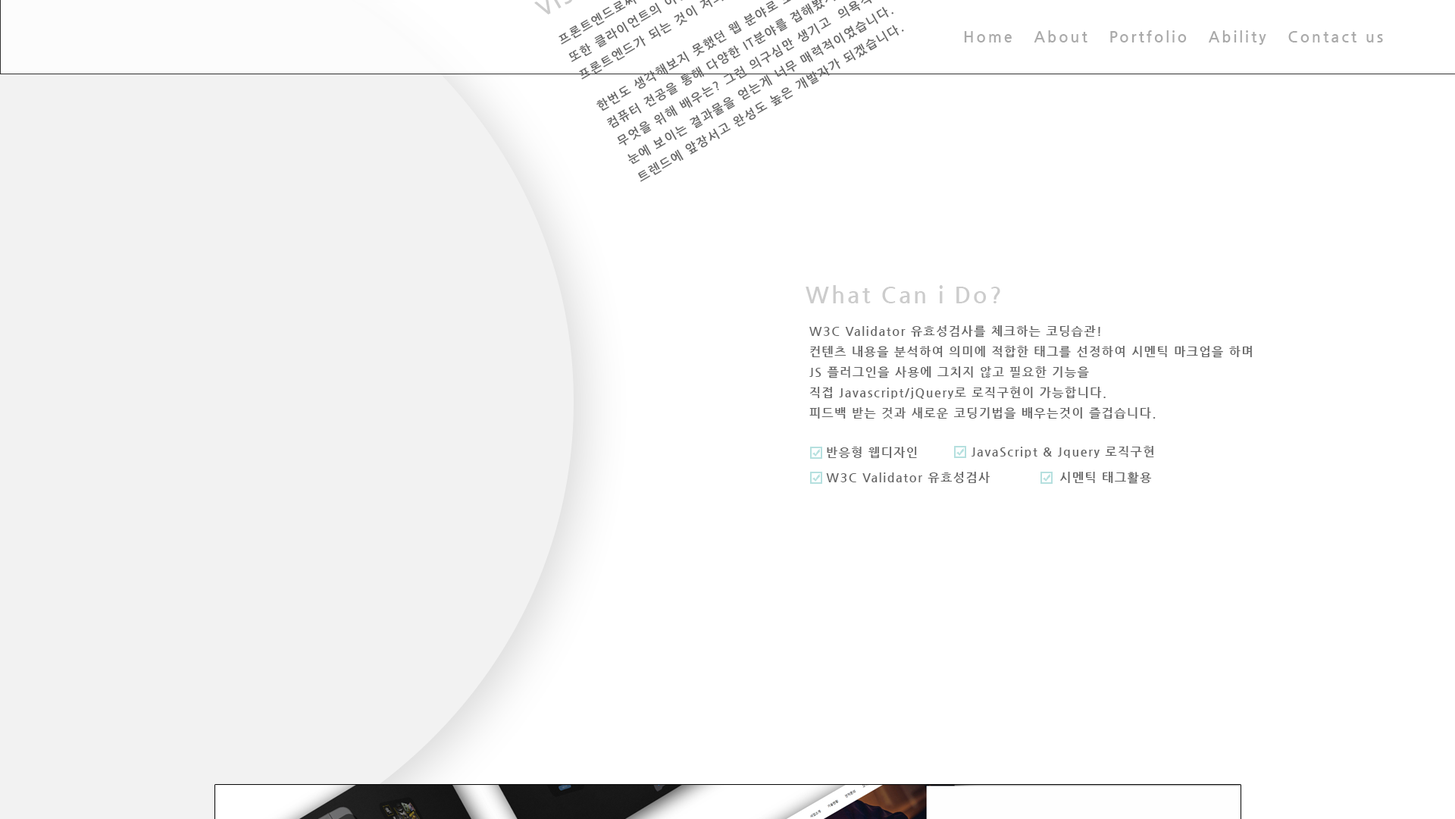
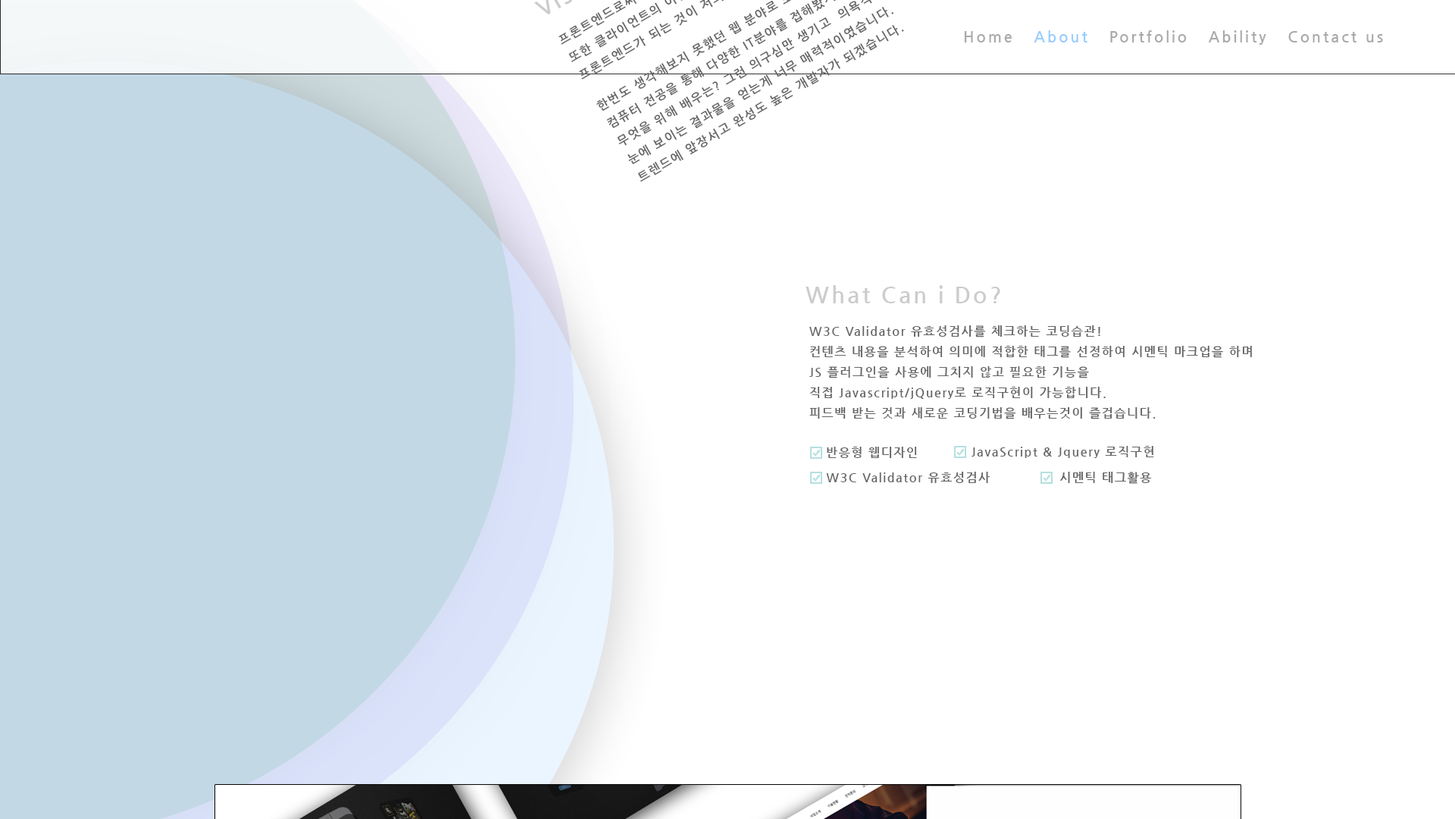
Two versions of the same layered image (1455px x 819px). Layer-by-layer changes:
painted on "Home About Portfolio Ability Contact us" over (1033, 30, 1088, 43)
added layer "Ellipse 1 copy" above "Ellipse 1 copy 2" over (0, 61, 614, 819)
added layer "Ellipse 1 copy 2" (20%) above "Ellipse 1" over (0, 0, 516, 819)
"Ellipse 1": opacity 100% → 10%, painted on it over (0, 0, 574, 819)
